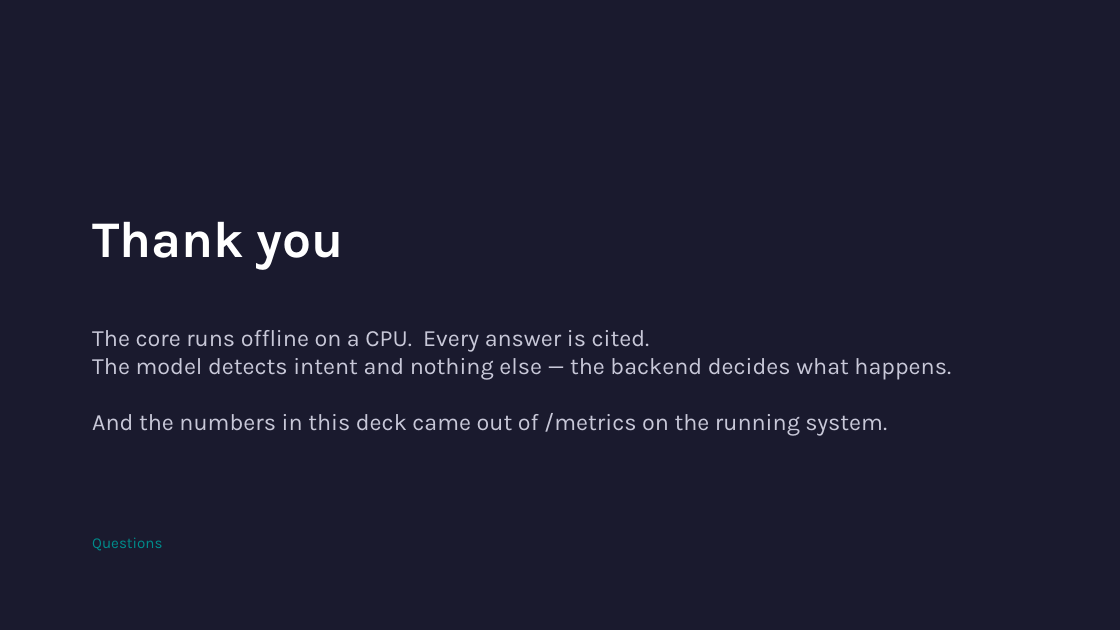
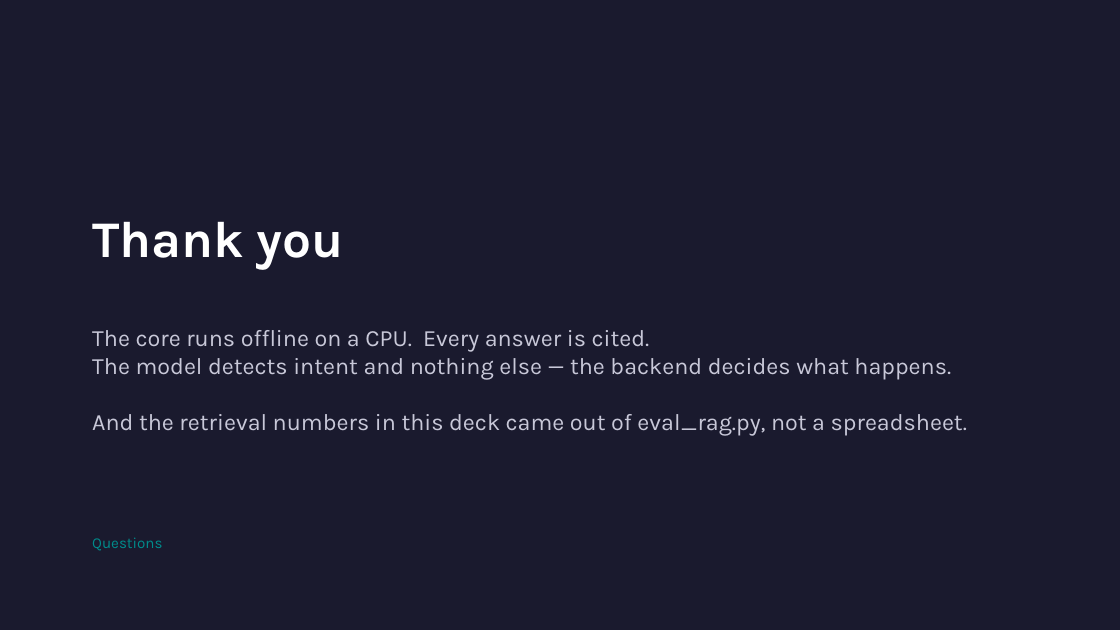
Before and after one commit to radwanism/Intelligent-Assistant, a slide deck: slide 23 of docs/TelecomEgypt_Assistant.pptx. Drawn at 1120x630 pixels with LibreOffice and Linux fonts; fonts in the diff are those of the drawing. Boxes give left, top, right and bottom in pixels: in the first picture for what was removed or moved away, otherwise in the second. Text is boxed around its words. In the diff, an @@ line names an element or a change of style, - is before the commit and + after.

```diff
--- a/docs/TelecomEgypt_Assistant.pptx
+++ b/docs/TelecomEgypt_Assistant.pptx
@@ text at (92,330,967,436): text changed @@
-The core runs offline on a CPU. Every answer is cited.
-The model detects intent and nothing else — the backend decides what happens.
-And the numbers in this deck came out of /metrics on the running system.
+The core runs offline on a CPU. Every answer is cited.
+The model detects intent and nothing else — the backend decides what happens.
+And the retrieval numbers in this deck came out of eval_rag.py, not a spreadsheet.
```
Also in this commit, not shown: 9 other slides changed, 52 other files.
